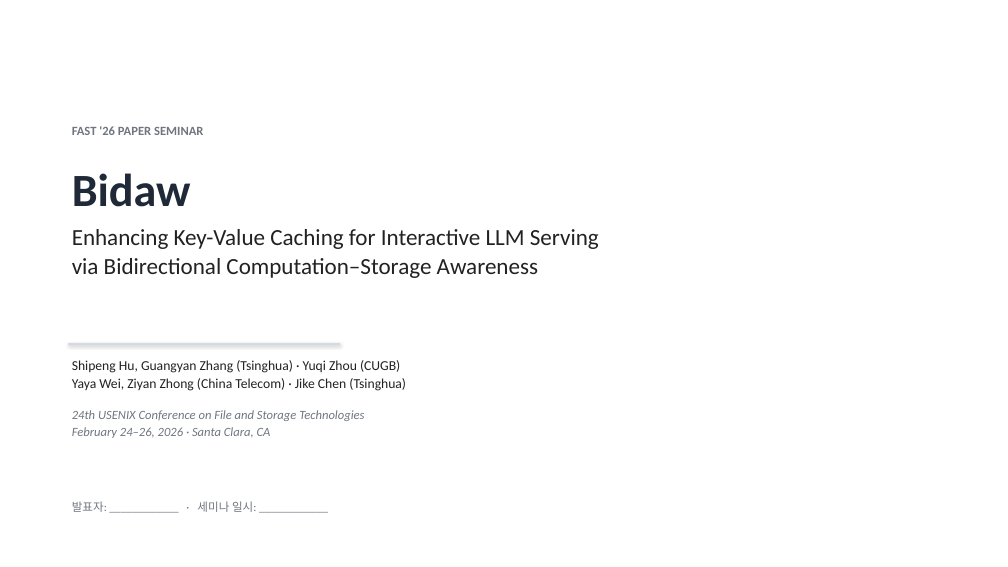
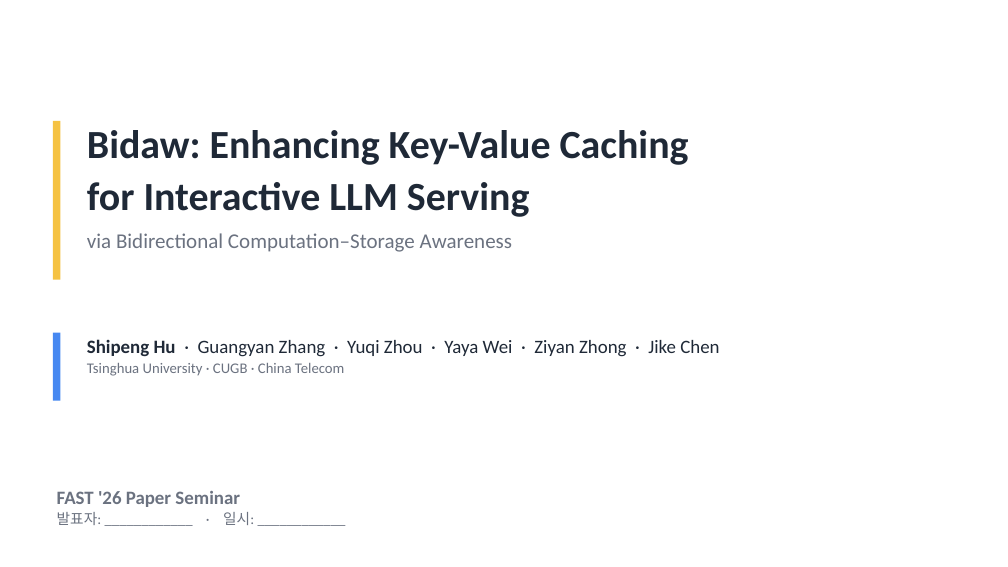
Before and after one commit to Daejun/bidaw, a slide deck: slide 1 of Bidaw_seminar.pptx. Drawn at 1008x567 pixels with LibreOffice and Linux fonts; fonts in the diff are those of the drawing. Boxes give left, top, right and bottom in pixels: in the first picture for what was removed or moved away, otherwise in the second. Text is boxed around its words. In the diff, an @@ line names an element or a change of style, - is before the commit and + after.

Commit message:
Redesign deck in vLLM Kwon (SOSP'23) academic style
Reference: Woosuk Kwon's PagedAttention talk slides + UC Davis vLLM
lecture. Key shifts:

- Body 13pt → 18pt, title 24pt → 28pt, kicker upper-cased small grey
- Title slide: yellow + blue vertical accent bars on the left, 38pt
  bold title, single-line author row
- Header band: no rule, no colour bar — kicker + big title with
  generous whitespace
- Footer reduced to a small page number on the bottom-right
- Single emphasis colour (red #D9352A) on key terms / numbers
- Pastel callout palette (yellow / blue / green / peach) defined for
  future figure annotations
- Trimmed slide-3 bullets ~50% to match lower text density

30-slide structure and embedded figures unchanged.

```diff
--- a/Bidaw_seminar.pptx
+++ b/Bidaw_seminar.pptx
@@ text "Bidaw: Enhancing Key-Value Caching": place and size @@
-text "Bidaw: Enhancing Key-Value Caching" at (72, 173, 599, 278)
+text "Bidaw: Enhancing Key-Value Caching" at (87, 130, 689, 252)
@@ rectangle added at (53, 121, 60, 280), fill #F5C242 @@
@@ text removed at (72, 126, 203, 135) @@
-FAST '26 PAPER SEMINAR
@@ text at (87, 130, 689, 217): text changed; size 22 to 38 pt; text colour #222222 to #1F2937; bold on @@
-Bidaw
-Enhancing Key-Value Caching for Interactive LLM Serving
+Bidaw: Enhancing Key-Value Caching
+for Interactive LLM Serving
@@ text at (87, 233, 513, 252): size 22 to 20 pt, text colour #222222 to #6B7280 in "via Bidirectional Computation–Storage Awareness" @@
@@ rectangle added at (53, 333, 60, 401), fill #4688F1 @@
@@ line removed from (68, 344) to (340, 344) @@
@@ text at (87, 339, 719, 376): text changed; size 13 to 18 pt; text colour #222222 to #1F2937 @@
-Shipeng Hu, Guangyan Zhang (Tsinghua) · Yuqi Zhou (CUGB)
-Yaya Wei, Ziyan Zhong (China Telecom) · Jike Chen (Tsinghua)
-24th USENIX Conference on File and Storage Technologies
-February 24–26, 2026 · Santa Clara, CA
+Shipeng Hu · Guangyan Zhang · Yuqi Zhou · Yaya Wei · Ziyan Zhong · Jike Chen
+Tsinghua University · CUGB · China Telecom
@@ text at (57, 491, 254, 525): text changed; size 11 to 14 pt; text colour #707680 to #6B7280 @@
-발표자: ____________ · 세미나 일시: ____________
+FAST '26 Paper Seminar
+발표자: ____________ · 일시: ____________
```
Also in this commit, not shown: 29 other slides changed, 2 other files.
